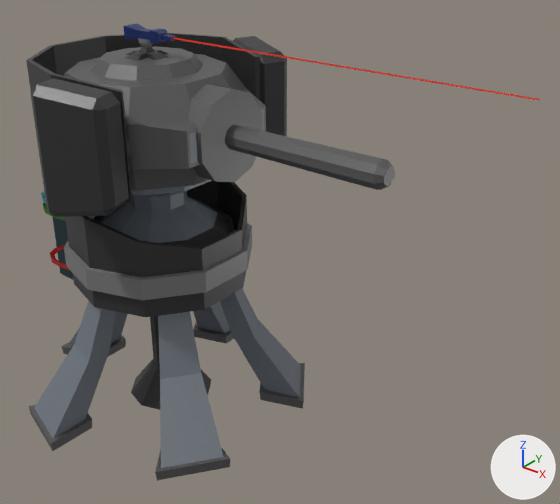
Renders of the FBX model Assets/_Project/Models/Turret 4.fbx from each side of a commit.
The view is the same before and after, from a camera (50 mm lens) standing at (1.184, 3.528, 1.12) and looking at (0.298, 4.636, 0.433). The lights are fixed; the arrows at lower right show +X, +Y and +Z. Where no turn or scale is listed for an object, it has been applied to the vertices.

The first picture shows 'Куб.006', 'Куб.008'.
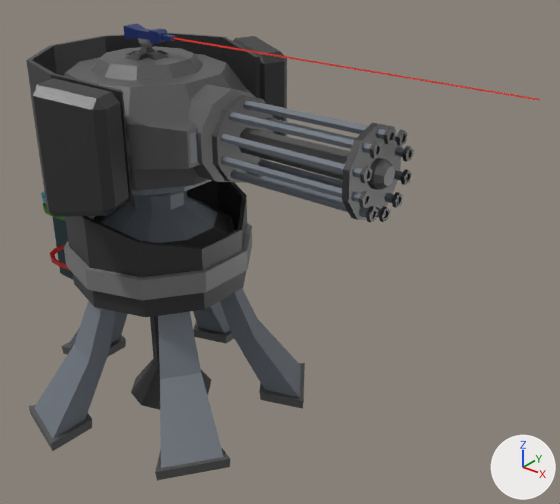
The change, as JSON lines over the scene's bpy script:
```json
{"op": "add", "block": "me_куб_055", "code": ["me_куб_055 = bpy.data.meshes.new('Куб.055')", "me_куб_055.from_pydata(...)  # 340 vertices, 294 faces; spans x 0.0..0.322, y -0.08..0.08, z -0.084..0.084", "me_куб_055.materials.append(mat_material)  # picture img_my_pallete_png"]}
{"op": "add", "block": "ob_куб_030", "code": ["ob_куб_030 = bpy.data.objects.new('Куб.030', me_куб_055)", "ob_куб_030.location = (0.246, 4.584, 0.673)"]}
```

Where the change shows, as pixel boxes [x1, y1, x2, y2] in the pictures (560 x 504 px):
```json
{"object": "Куб.030", "change": "added", "after": [212, 95, 414, 222]}
```
